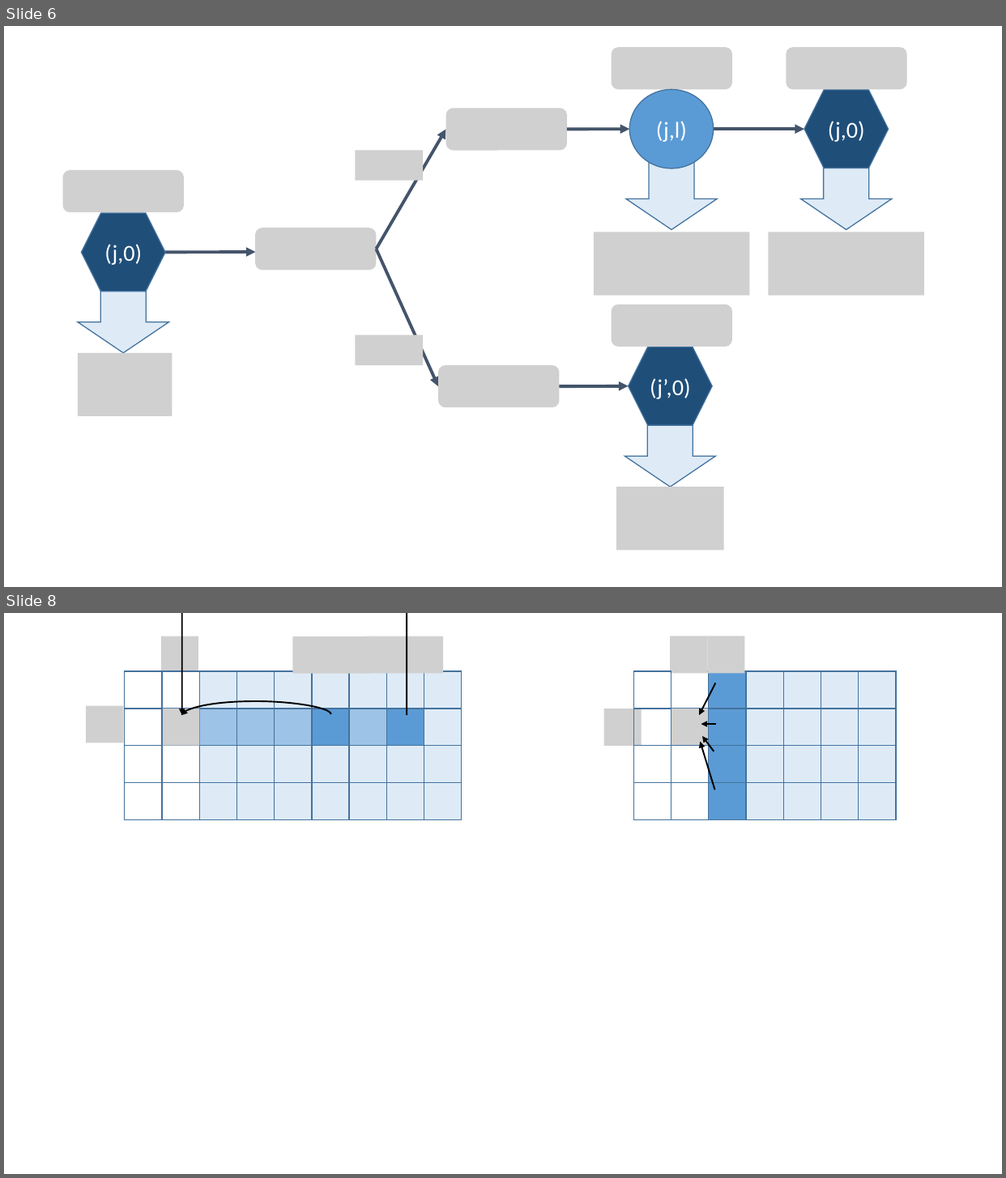
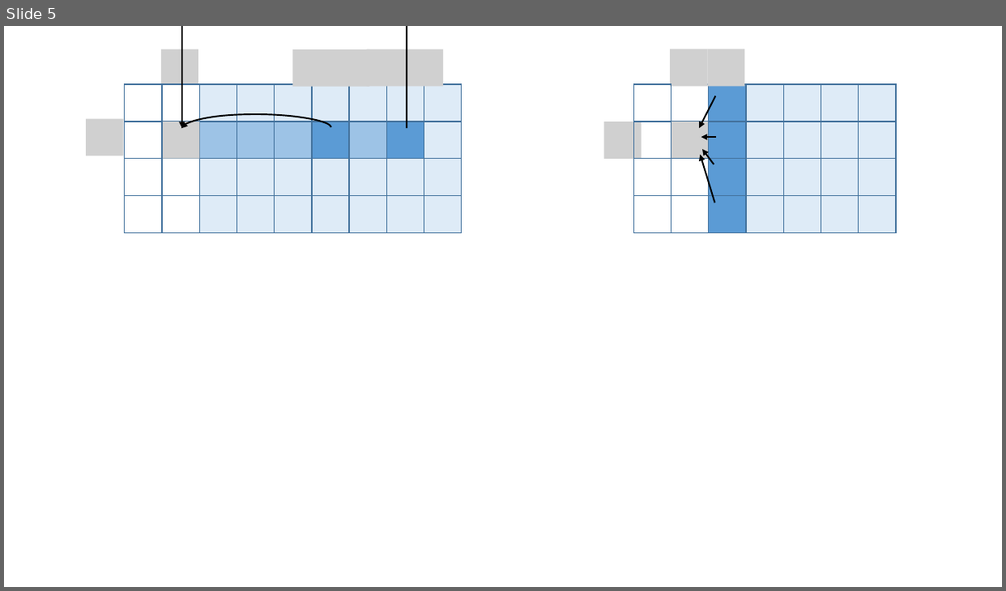
Before and after one commit to David-Taub/HOP-HMM, a slide deck: Help/Figures2.pptx. Shown one above the other, each under a label of ours: slides 6 and 8 before the commit, slide 5 after it; the slides between them are not shown. The pictures are 1006x1178 and 1006x591 pixels, drawn with LibreOffice and Linux fonts; fonts in the diff are those of the drawing; grey boxes stand for pictures. Boxes give left, top, right and bottom in pixels: in the first picture for what was removed or moved away, otherwise in the second. Text is boxed around its words. In the diff, an @@ line names an element or a change of style, - is before the commit and + after.

```diff
--- a/Help/Figures2.pptx
+++ b/Help/Figures2.pptx
@@ slide 6 removed at [4,26,1002,587], background #FFFFFF @@
@@ picture removed at [612,47,732,90] @@
@@ ellipse removed at [630,90,714,169] @@
-(j,l)
@@ picture removed at [445,109,567,151] @@
@@ arrow removed from (376, 249) to (445, 130) @@
@@ arrow removed from (567, 130) to (630, 130) @@
@@ arrow removed from (714, 130) to (804, 130) @@
@@ picture removed at [355,150,424,180] @@
@@ down arrow removed at [626,159,717,229] @@
@@ picture removed at [256,228,377,271] @@
@@ picture removed at [594,232,750,296] @@
@@ group removed at [769,47,924,296]: 2 pictures, 1 hexagon, 1 down arrow @@
-(j,0)
@@ arrow removed from (165, 252) to (256, 252) @@
@@ arrow removed from (376, 249) to (438, 386) @@
@@ picture removed at [355,335,424,365] @@
@@ group removed at [63,170,185,416]: 2 pictures, 1 hexagon, 1 down arrow @@
-(j,0)
@@ picture removed at [438,366,560,408] @@
@@ arrow removed from (560, 386) to (629, 386) @@
@@ group removed at [612,305,732,551]: 2 pictures, 1 hexagon, 1 down arrow @@
-(j’,0)
@@ what was slide 8 is now slide 5 @@
```
Also in this commit, not shown: 3 slides changed, 2 other slides removed, 2 other files.
